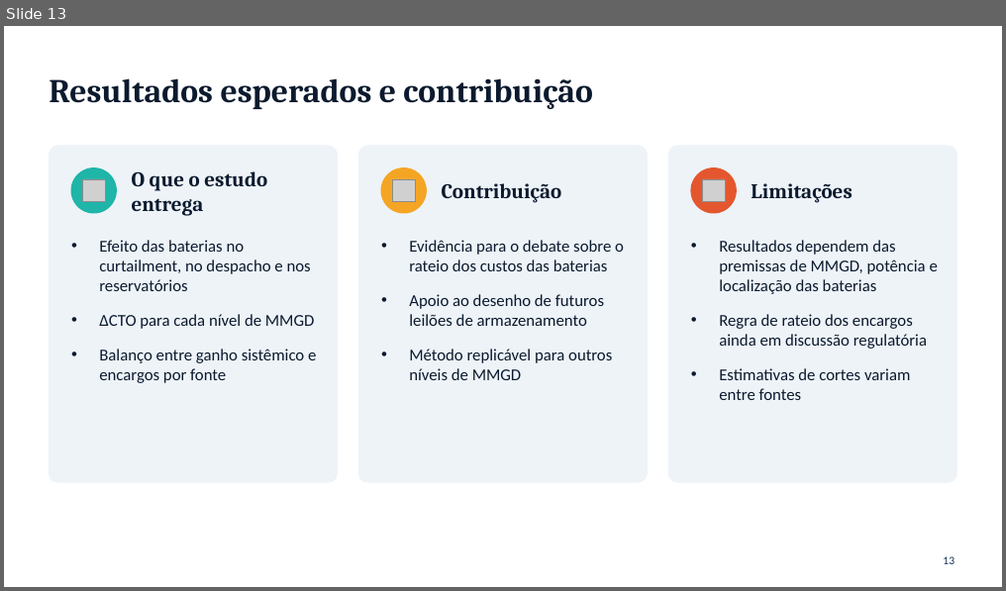
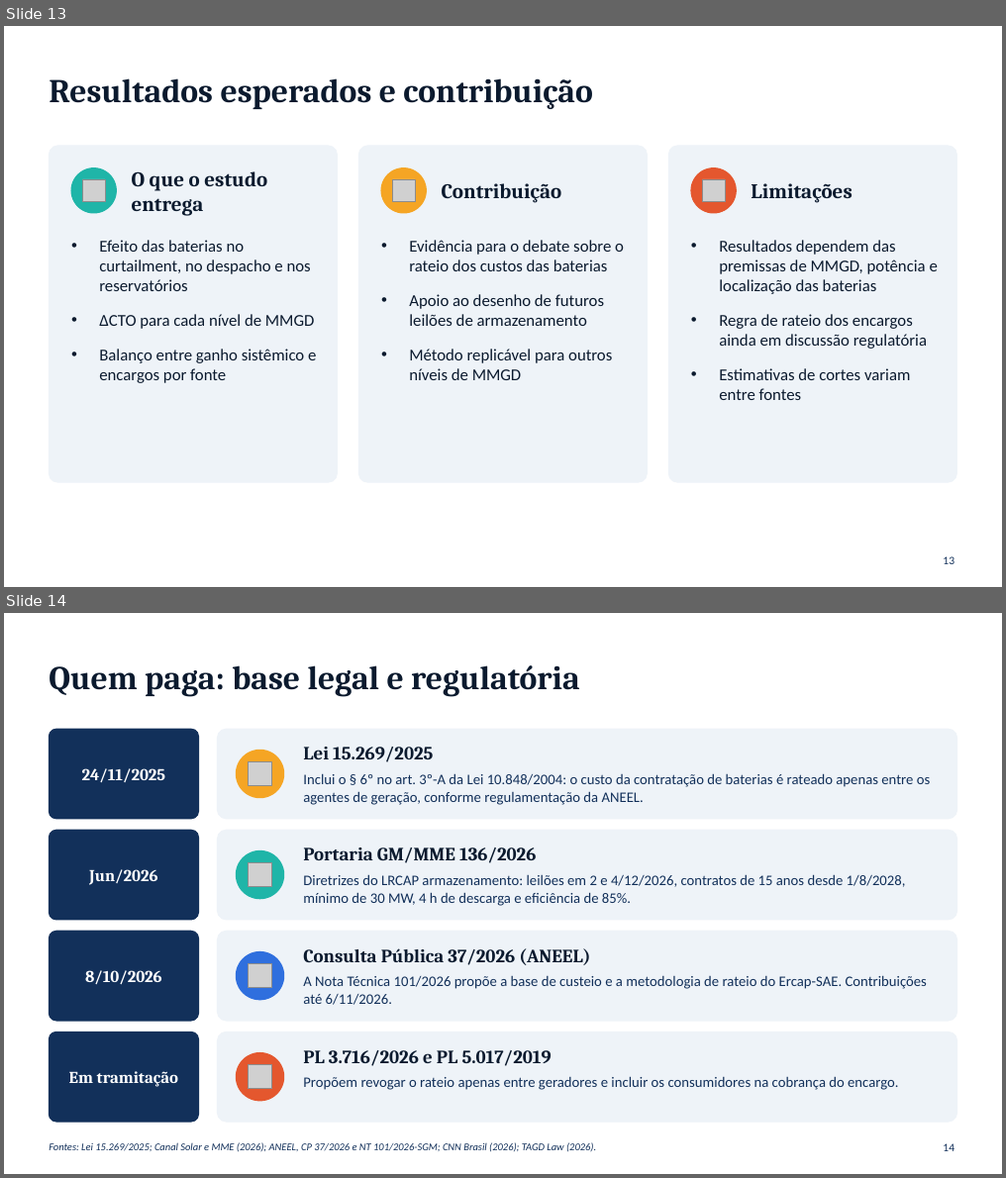
Before and after one commit to RonaldoSouza74/Instituto-de-Economia, a slide deck: Baterias_SIN_Economia_Setor_Eletrico_I.pptx. Shown one above the other, each under a label of ours: slide 13 before the commit, slides 13 and 14 after it. The pictures are 1006x591 and 1006x1178 pixels, drawn with LibreOffice and Linux fonts; fonts in the diff are those of the drawing; grey boxes stand for pictures. Boxes give left, top, right and bottom in pixels: in the first picture for what was removed or moved away, otherwise in the second. Text is boxed around its words. In the diff, an @@ line names an element or a change of style, - is before the commit and + after.

```diff
--- a/Baterias_SIN_Economia_Setor_Eletrico_I.pptx
+++ b/Baterias_SIN_Economia_Setor_Eletrico_I.pptx
@@ slide 14 added at (4, 613, 1002, 1174), background #FFFFFF @@
@@ title added at (49, 665, 580, 697), 32 pt, text #0B1A2E, bold @@
+Quem paga: base legal e regulatória
@@ rounded rectangle added at (49, 729, 199, 819), fill #12305A, outline #12305A 1 pt @@
@@ rounded rectangle added at (218, 729, 957, 819), fill #EEF3F8, outline #EEF3F8 1 pt @@
@@ ellipse added at (236, 750, 284, 798), fill #F5A524, outline #F5A524 1 pt @@
@@ text added at (303, 747, 433, 762), 18 pt, text #0B1A2E, bold @@
+Lei 15.269/2025
@@ text added at (82, 768, 166, 782), 16 pt, text #FFFFFF, bold @@
+24/11/2025
@@ picture added at (249, 761, 272, 786) @@
@@ text added at (303, 773, 930, 805), 14 pt, text #12305A @@
+Inclui o § 6º no art. 3º-A da Lei 10.848/2004: o custo da contratação de baterias é rateado apenas entre os agentes de geração, conforme regulamentação da ANEEL.
@@ rounded rectangle added at (49, 830, 199, 920), fill #12305A, outline #12305A 1 pt @@
@@ rounded rectangle added at (218, 830, 957, 920), fill #EEF3F8, outline #EEF3F8 1 pt @@
@@ text added at (303, 848, 536, 863), 18 pt, text #0B1A2E, bold @@
+Portaria GM/MME 136/2026
@@ text added at (89, 869, 157, 885), 16 pt, text #FFFFFF, bold @@
+Jun/2026
@@ ellipse added at (236, 851, 284, 899), fill #1FB5A8, outline #1FB5A8 1 pt @@
@@ picture added at (249, 863, 272, 887) @@
@@ text added at (303, 874, 906, 906), 14 pt, text #12305A @@
+Diretrizes do LRCAP armazenamento: leilões em 2 e 4/12/2026, contratos de 15 anos desde 1/8/2028, mínimo de 30 MW, 4 h de descarga e eficiência de 85%.
@@ rounded rectangle added at (49, 931, 199, 1021), fill #12305A, outline #12305A 1 pt @@
@@ rounded rectangle added at (218, 931, 957, 1021), fill #EEF3F8, outline #EEF3F8 1 pt @@
@@ ellipse added at (236, 953, 284, 1000), fill #2F6FDE, outline #2F6FDE 1 pt @@
@@ picture added at (249, 964, 272, 988) @@
@@ text added at (303, 949, 590, 965), 18 pt, text #0B1A2E, bold @@
+Consulta Pública 37/2026 (ANEEL)
@@ text added at (85, 970, 162, 984), 16 pt, text #FFFFFF, bold @@
+8/10/2026
@@ text added at (303, 975, 927, 1005), 14 pt, text #12305A @@
+A Nota Técnica 101/2026 propõe a base de custeio e a metodologia de rateio do Ercap-SAE. Contribuições até 6/11/2026.
@@ rounded rectangle added at (49, 1032, 199, 1122), fill #12305A, outline #12305A 1 pt @@
@@ rounded rectangle added at (218, 1032, 957, 1122), fill #EEF3F8, outline #EEF3F8 1 pt @@
@@ ellipse added at (236, 1054, 284, 1101), fill #E4572E, outline #E4572E 1 pt @@
@@ text added at (303, 1051, 551, 1066), 18 pt, text #0B1A2E, bold @@
+PL 3.716/2026 e PL 5.017/2019
@@ text added at (69, 1071, 178, 1087), 16 pt, text #FFFFFF, bold @@
+Em tramitação
@@ picture added at (249, 1065, 272, 1089) @@
@@ text added at (303, 1076, 898, 1090), 14 pt, text #12305A @@
+Propõem revogar o rateio apenas entre geradores e incluir os consumidores na cobrança do encargo.
@@ text added at (49, 1143, 596, 1153), 10 pt, text #12305A, italic @@
+Fontes: Lei 15.269/2025; Canal Solar e MME (2026); ANEEL, CP 37/2026 e NT 101/2026-SGM; CNN Brasil (2026); TAGD Law (2026).
@@ page number added at (943, 1144, 954, 1152), 11 pt, text #12305A @@
+14
```
Also in this commit, not shown: 2 slides changed, 5 other slides added.
